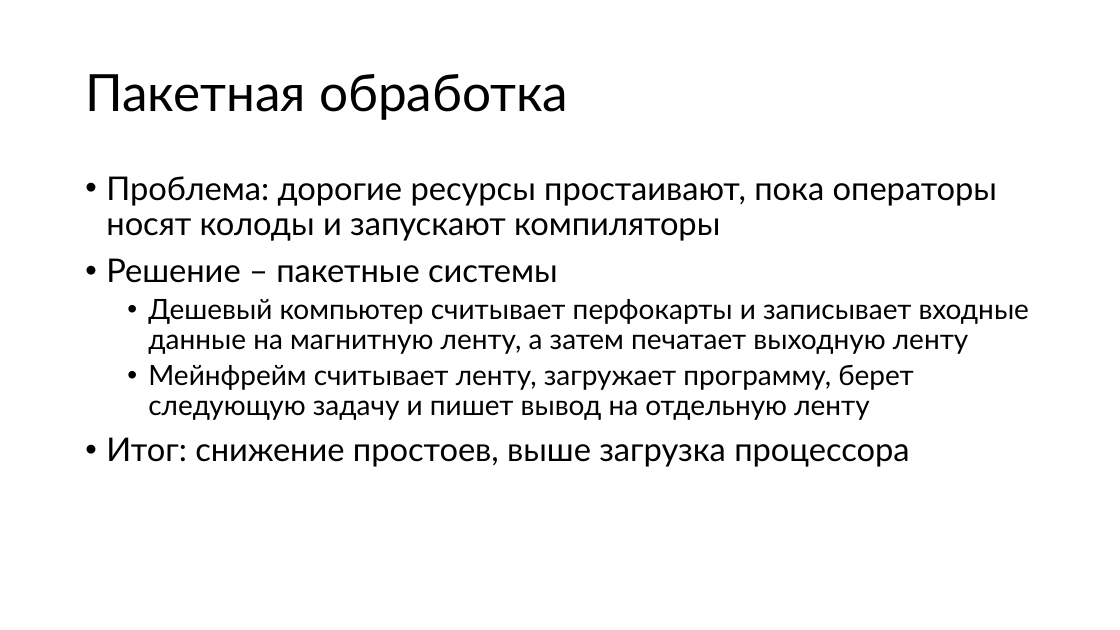
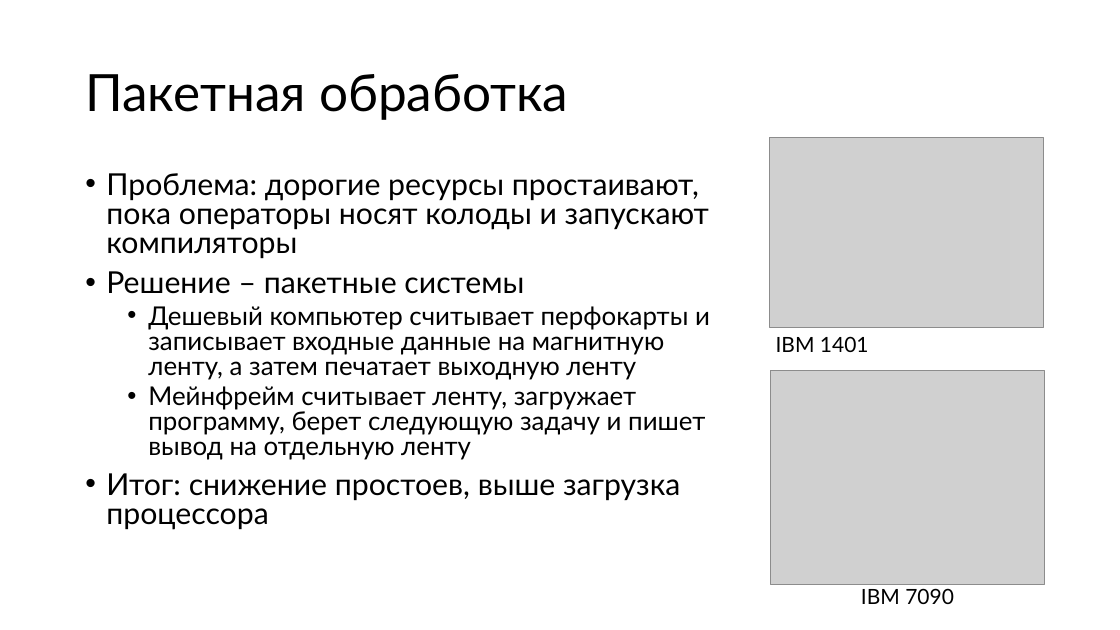
Before and after one commit to alexey-malov/os-course, a slide deck: slide 18 of lectures/01/Введение в ОС.pptx. Drawn at 1120x630 pixels with LibreOffice and Linux fonts; fonts in the diff are those of the drawing; grey boxes stand for pictures. Boxes give left, top, right and bottom in pixels: in the first picture for what was removed or moved away, otherwise in the second. Text is boxed around its words. In the diff, an @@ line names an element or a change of style, - is before the commit and + after.

```diff
--- a/lectures/01/Введение в ОС.pptx
+++ b/lectures/01/Введение в ОС.pptx
@@ picture added at (770,138,1044,328) @@
@@ text "Проблема: дорогие ресурсы простаивают, пока ..." at (106,173,710,530): size 28 to 25.9 pt in "Проблема: дорогие ресурсы простаивают, пока операторы носят ...", "Решение – пакетные системы", "Итог: снижение простоев, выше загрузка процессора"; size 24 to 22.2 pt in "Дешевый компьютер считывает перфокарты и записывает входные ...", "Мейнфрейм считывает ленту, загружает программу, берет следую ..."; line spacing 0.9 to 0.8 @@
@@ text added at (776,336,869,352), 18 pt, text #000000 @@
+IBM 1401
@@ picture added at (770,371,1044,585) @@
@@ text added at (861,588,954,604), 18 pt, text #000000 @@
+IBM 7090
```
Also in this commit, not shown: 17 other slides changed, 1 slide added.
